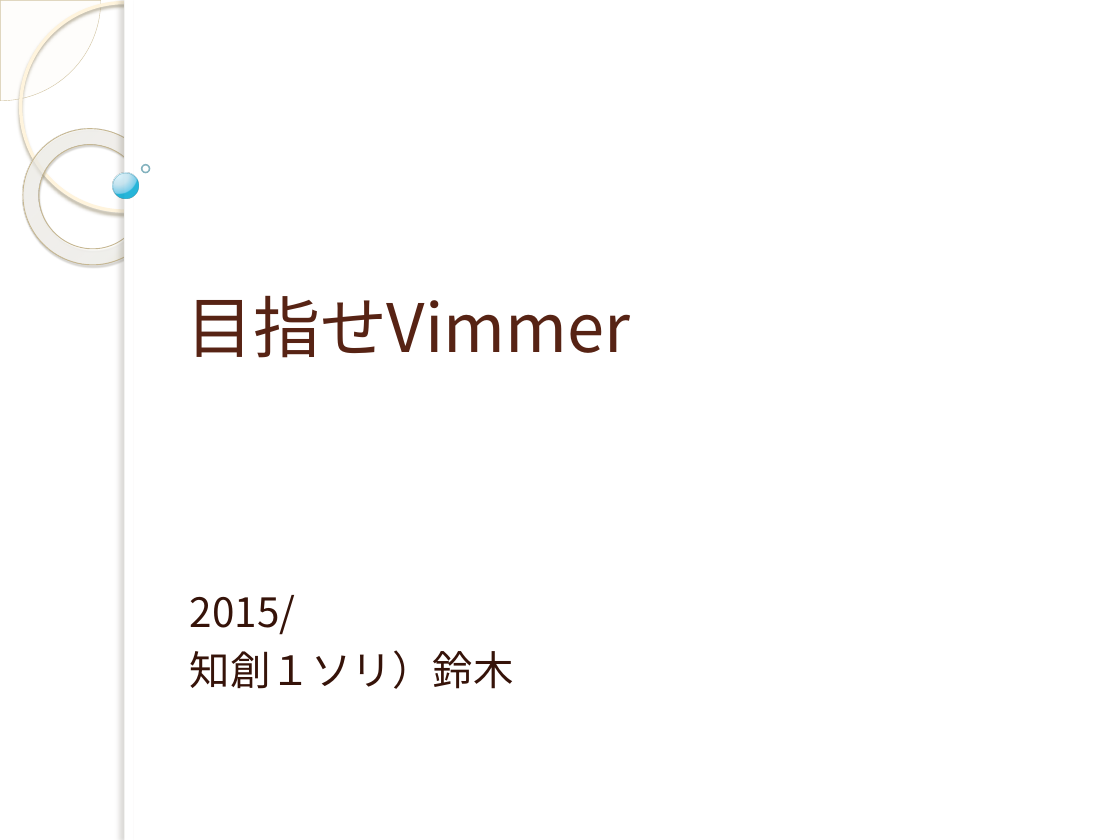
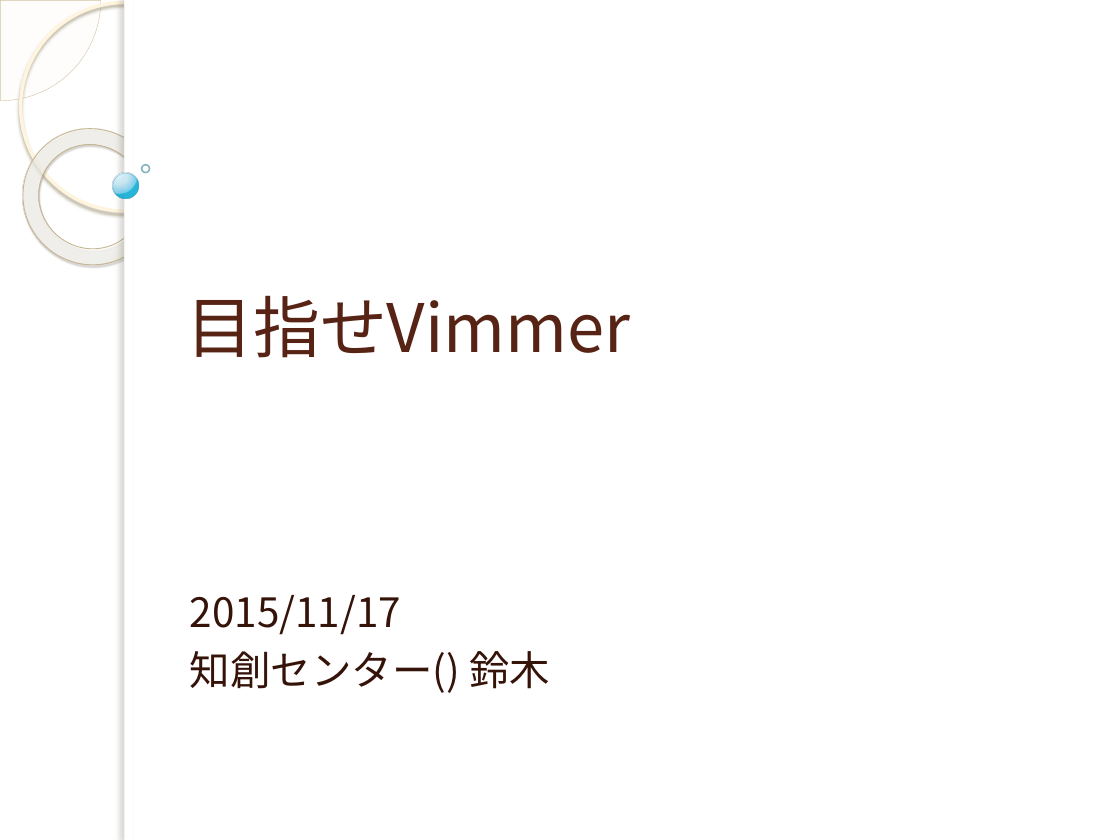
Before and after one commit to yuridonus/FEstudy, a slide deck: slide 1 of vimmer.pptx. Drawn at 1120x840 pixels with LibreOffice and Linux fonts; fonts in the diff are those of the drawing; background and template pictures are left out. Boxes give left, top, right and bottom in pixels: in the first picture for what was removed or moved away, otherwise in the second. Text is boxed around its words. In the diff, an @@ line names an element or a change of style, - is before the commit and + after.

```diff
--- a/vimmer.pptx
+++ b/vimmer.pptx
@@ subtitle at bbox=[190, 595, 550, 693]: text changed @@
-2015/
-知創１ソリ）鈴木
+2015/11/17
+知創センター() 鈴木
```
Also in this commit, not shown: 13 other slides changed, 9 slides added, 9 slides removed.
